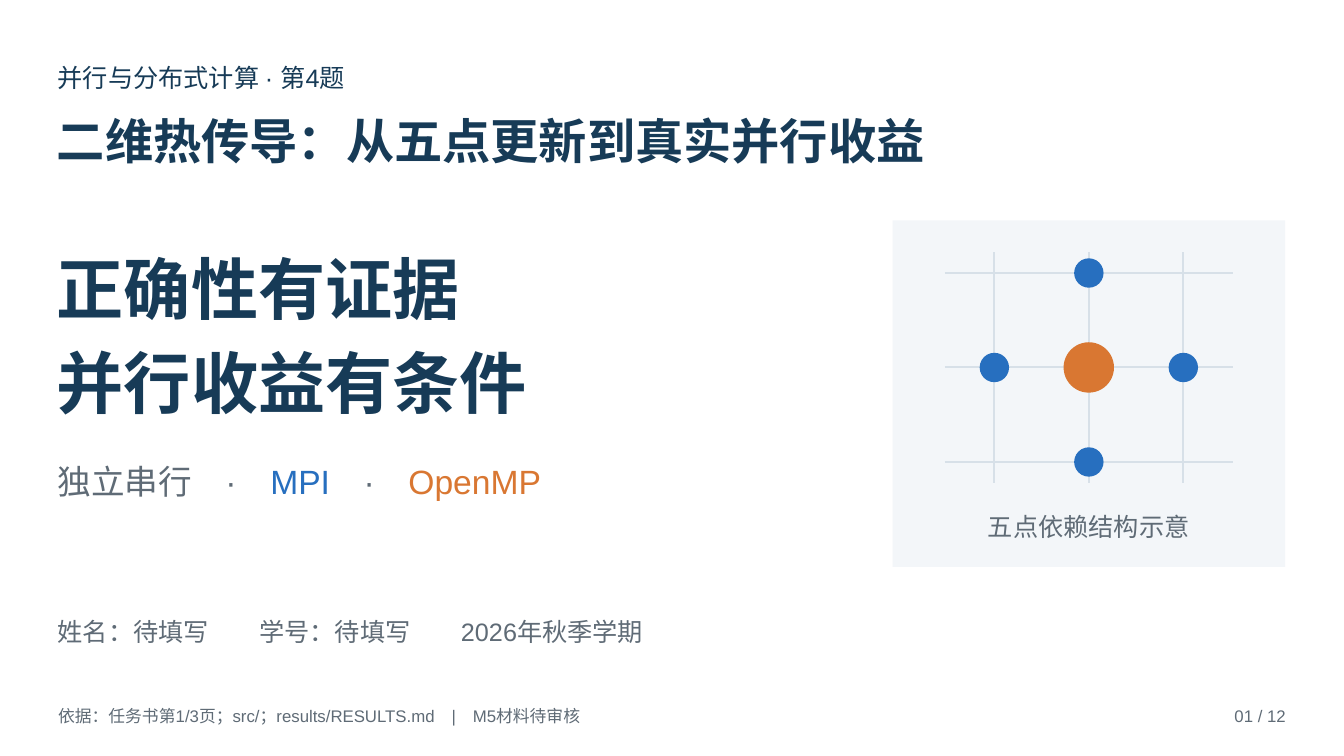
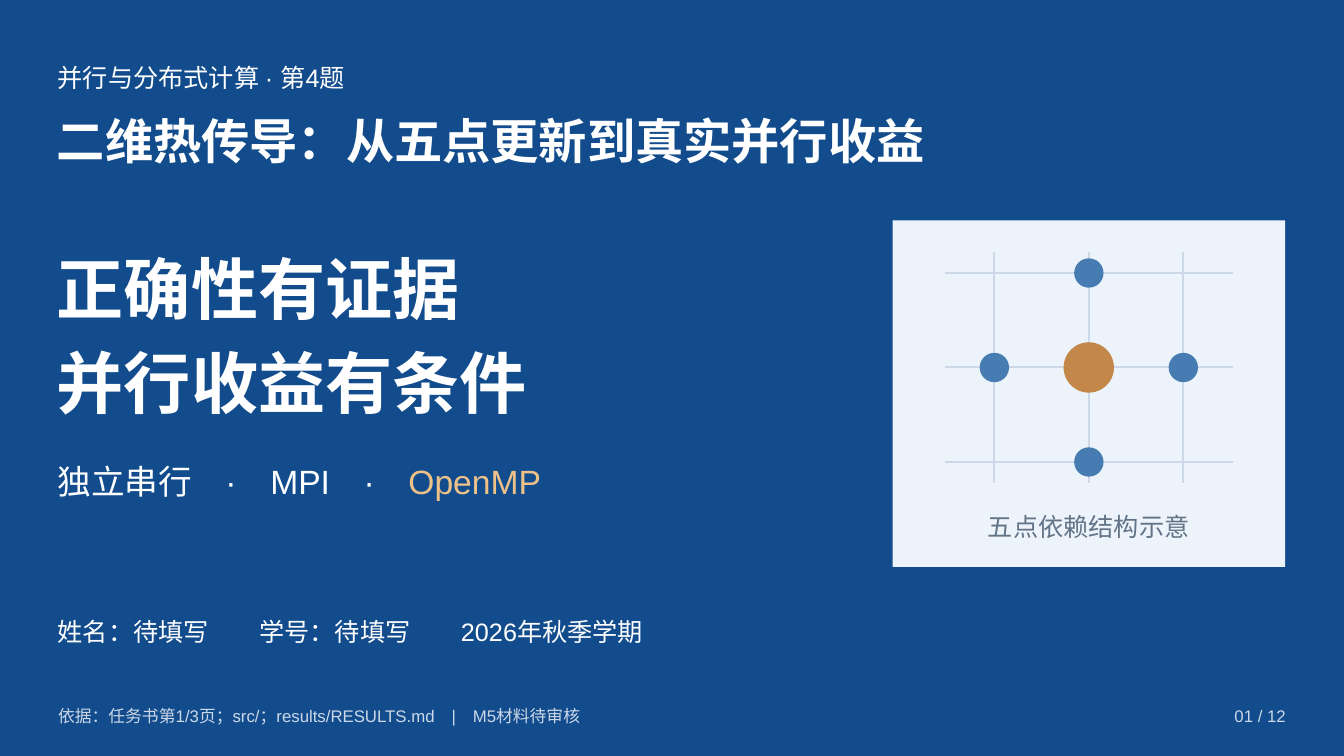
Before and after one commit to JunQianNuo/parallel-heat-solver, a slide deck: slide 1 of report/presentation.pptx. Drawn at 1344x756 pixels with LibreOffice and Linux fonts; fonts in the diff are those of the drawing. Boxes give left, top, right and bottom in pixels: in the first picture for what was removed or moved away, otherwise in the second. Text is boxed around its words. In the diff, an @@ line names an element or a change of style, - is before the commit and + after.

Commit message:
style: align defense deck palette with local PPT references

```diff
--- a/report/presentation.pptx
+++ b/report/presentation.pptx
@@ background #FFFFFF to #124C8D @@
@@ text colour #173B57 to #FFFFFF in 3 elements at (58,65,344,89), (57,117,925,164), (57,257,527,415) @@
@@ rectangle at (892,221,1286,568): fill #F3F6F9 to #EDF3FA @@
@@ outline #D7E0E8 1.5 pt to #CCD8E7 1.5 pt in 6 elements at (946,273,1233,274), (946,368,1233,369), (946,462,1233,463), (994,252,995,483), (1089,252,1090,483), (1184,252,1185,483) @@
@@ ellipse at (1064,343,1114,393): fill #D97732 to #C38749 @@
@@ fill #276FBF to #477CB3 in 4 elements at (1075,258,1104,287), (980,353,1009,382), (1169,353,1198,382), (1075,448,1104,477) @@
@@ text "独立串行 · MPI · OpenMP" at (57,465,541,501): text colour #5F6B76 to #FFFFFF in "独立串行 · ·"; text colour #276FBF to #FFFFFF in "MPI"; text colour #D97732 to #EDC188 in "OpenMP" @@
@@ text "五点依赖结构示意" at (988,515,1190,538): text colour #5F6B76 to #627487 @@
@@ text "姓名：待填写 学号：待填写 2026年秋季学期" at (58,620,643,643): text colour #5F6B76 to #FFFFFF @@
@@ text "依据：任务书第1/3页；src/；results/RESULTS.md | M5材料待审核" at (58,708,580,725): text colour #5F6B76 to #CCD8E7 @@
@@ text "01 / 12" at (1234,710,1286,722): text colour #5F6B76 to #CCD8E7 @@
```
Also in this commit, not shown: 11 other slides changed, 27 other files.
